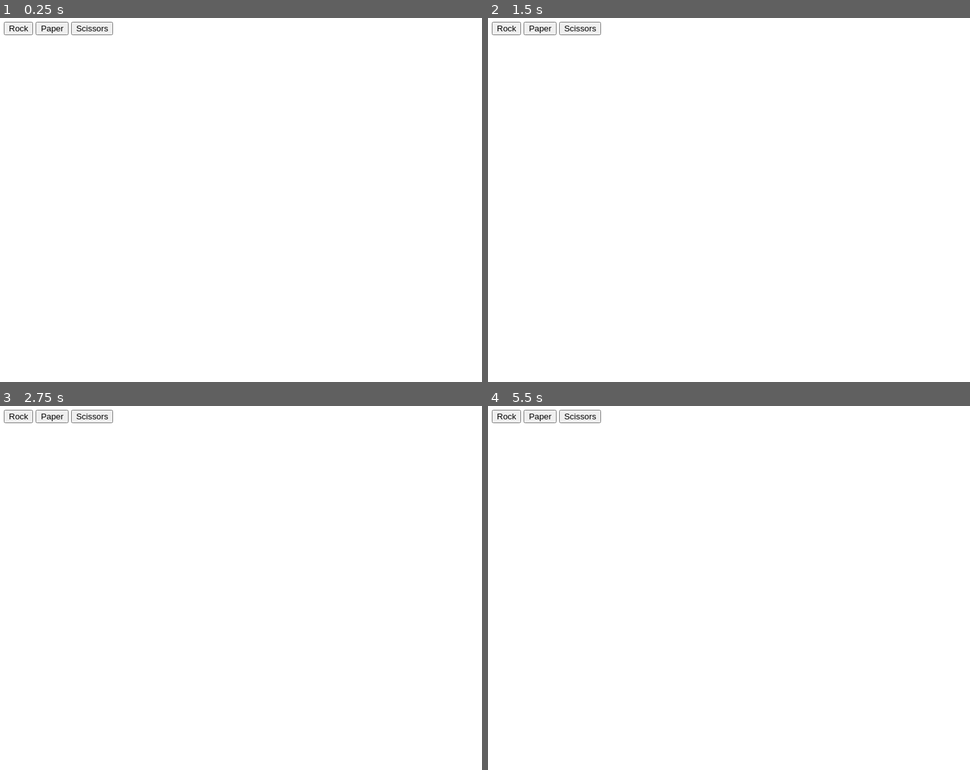
Above: before the commit, frames 1-4 (two rows, left to right).
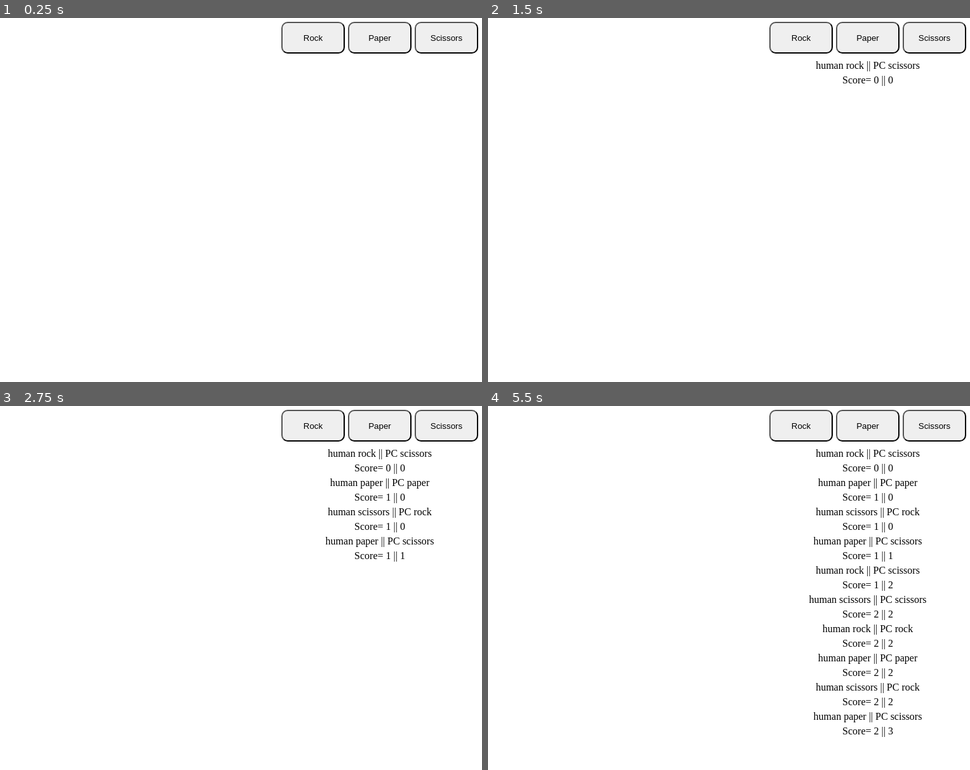
Above: after the commit, the same moments.

Repository: Miguelnegrete08/RockPaperScissors
Game: browser game, page index.html
Two runs of this game, one before a commit and one after it. Both use one fixed random seed, a clock stepped at 60 frames per second and the inputs below.
Inputs:
- Up to frame 1 (0.25 s): no input
- Up to frame 2 (1.5 s): click "Rock" at 1.27 s
- Up to frame 3 (2.75 s): click "Paper" at 1.87 s; click "Scissors" at 2.02 s; click "Paper" at 2.47 s
- Up to frame 4 (5.5 s): click "Rock" at 3.07 s; click "Scissors" at 3.67 s; click "Rock" at 4.27 s; click "Paper" at 4.52 s; click "Scissors" at 4.87 s; click "Paper" at 5.47 s

The runs differ from the first frame. In frame 1, 0.8% of the frame differs, in the area x 0-100%, y 1-10%; in frame 2, 1.0%; in frame 3, 1.7%; in frame 4, 3.2%, in the area x 0-100%, y 1-91%.

Commit message:
add function to play a game until 5 points
added a function to let the game play until the
player or the PC reaches 5 points, then i show the
user a play again button that when pressed reset
the score and cleans the screen

Diff:
--- a/index.html
+++ b/index.html
@@ -4,13 +4,16 @@
     <meta charset="UTF-8">
     <meta name="viewport" content="width=device-width, initial-scale=1.0">
     <title>Rock Paper Scissors</title>
+    <link rel="stylesheet" href="./style.css">
     <script src="./script.js" defer></script>
 </head>
 <body>
-    <div class="Container">
+    <div class="container">
+    <div class="btns">
         <button class="Rock">Rock</button>
         <button class="Paper">Paper</button>
         <button class="Scissors">Scissors</button>
     </div>
+    </div>
 </body>
 </html>
--- a/script.js
+++ b/script.js
@@ -1,4 +1,7 @@
-const btns = document.querySelectorAll("button")
+const btns = document.querySelectorAll("button");
+const container = document.querySelector(".container");
+const containerText = document.createElement("div");
+containerText.classList.add("containerText");
 
 let humanScore = 0;
 let computerScore = 0;
@@ -8,80 +11,92 @@
     let choice = Math.floor(Math.random()*3)+1
 
     if(choice === 1) {
-        return "rock"
+        return "rock";
     }
     else if (choice === 2) {
-        return "paper"
+        return "paper";
     }
     else if(choice === 3) {
-        return "scissors"
+        return "scissors";
     }
-}
+};
 
 
 function playRound(computerChoice, humanChoice){
 
     if(humanChoice === "rock" && computerChoice === "scissors"){
-        humanScore += 1
+        humanScore += 1;
     }
     else if(humanChoice === "paper" && computerChoice === "rock"){
-        humanScore += 1
+        humanScore += 1;
     }
     else if(humanChoice === "scissors" && computerChoice === "paper"){
-        humanScore += 1
+        humanScore += 1;
     }
     else if(computerChoice === "rock" && humanChoice === "scissors"){
-        computerScore += 1
+        computerScore += 1;
     }
     else if(computerChoice === "paper" && humanChoice === "rock"){
-        computerScore += 1
+        computerScore += 1;
     }
     else if(computerChoice === "scissors" && humanChoice === "paper"){
-        computerScore += 1
+        computerScore += 1;
     }
     else{
-        computerScore += 0
-        humanScore += 0
+        computerScore += 0;
+        humanScore += 0;
     }
-    console.log("human: " + humanChoice)
-    console.log("pc: " + computerChoice)
-    console.log("human score: " + humanScore)
-    console.log("computer score: " + computerScore)
+};
 
+function playGame(){
+    if(humanScore == 5 && humanScore > computerScore){
+        const humanWins = document.createElement("div");
+        humanWins.textContent = "Human wins!";
+        containerText.appendChild(humanWins);
+    }
+    else if(computerScore == 5 && computerScore > humanScore){
+        const computerWins = document.createElement("div");
+        computerWins.textContent = "Computer wins";
+        containerText.appendChild(computerWins);
+    }
 }
 
-btns.forEach(function(btn){
-    btn.addEventListener("click", function(e){
-        let choice = btn.textContent;
-        let computerChoice = getComputerChoice();
+var handleClick = function(e){
+    let choice = e.target.textContent.toLowerCase();
+    let computerChoice = getComputerChoice();
+    const result = document.createElement("div");
+    const score =  document.createElement("div");
+    result.textContent = `human ${choice} || PC ${computerChoice}`;
+    score.textContent = `Score= ${humanScore} || ${computerScore}`;
+    containerText.append(result, score);
+    if(humanScore == 5 || computerScore == 5){
+        containerText.textContent = "";
+        playGame();
+        containerText.append(result, score);
+        btns.forEach(function(btn){
+            btn.removeEventListener("click", handleClick);
+        });
+        const button = document.createElement("button")
+        button.textContent = "Play Again!"
+        containerText.append(button)
+        button.addEventListener("click", (e)=>{
+            humanScore = 0;
+            computerScore = 0;
+            containerText.textContent = "";
+            listener();
+        });
+    }else{
         playRound(computerChoice, choice);
-    })
+    };
+};
+
+function listener(){
+    btns.forEach(function(btn){
+    btn.addEventListener("click", handleClick);
 })
+};
+
+listener();
 
 
-
-
-
-
-// function playGame(){
-//     for (let i=5; i>0; i--){
-//         const humanChoice = getHumanChoice()
-//         const computerChoice = getComputerChoice()
-
-//         playRound(computerChoice, humanChoice)
-//     }
-
-//     if(humanScore > computerScore){
-//         console.log("Human wins!")
-//     }
-//     else if(computerScore > humanScore){
-//         console.log("Computer Wins!")
-//     }
-//     else{
-//         console.log("It's a Tie!")
-//     }
-// }
-
-
-
-// playGame()
+container.appendChild(containerText);
--- /dev/null
+++ b/style.css
@@ -0,0 +1,21 @@
+.btns{
+    display: flex;
+    justify-content: center;
+    align-items: center;
+    gap: 5px;
+}
+
+.containerText{
+    display: flex;
+    justify-content: center;
+    align-items: center;
+    flex-direction: column;
+    padding: 10px;
+    gap: 5px;
+}
+
+button{
+    height: 50px;
+    width: 100px;
+    border-radius: 10px;
+}
